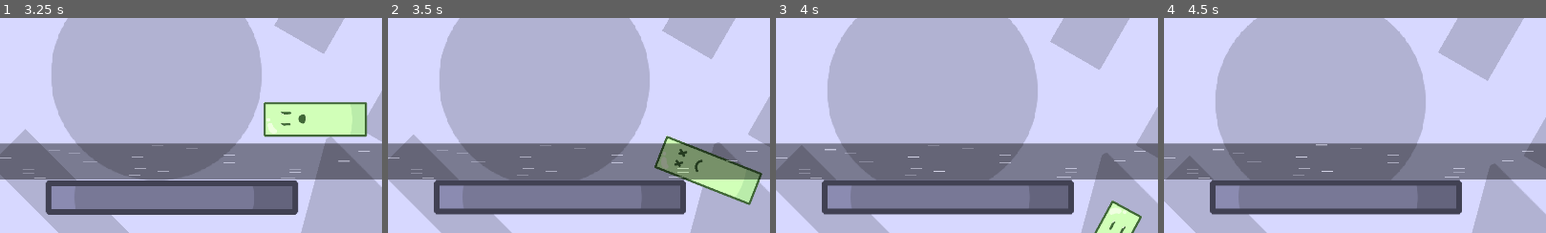
Above: before the commit, frames 1-4 (left to right).
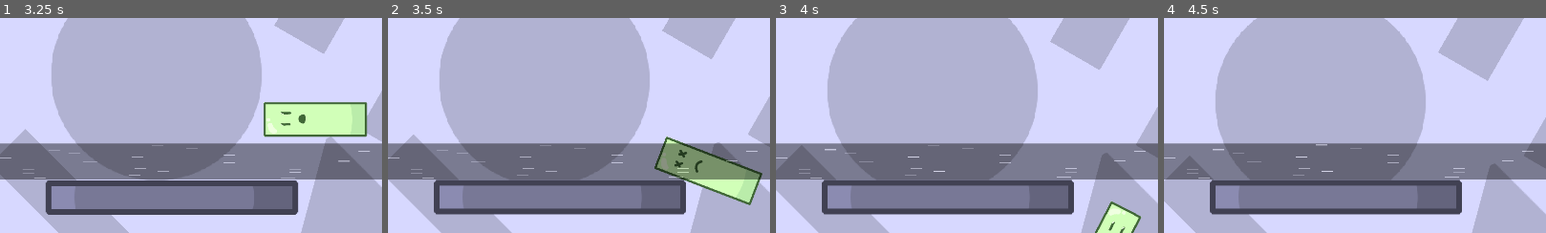
Above: after the commit, the same moments.

Repository: nullishew/game-jam-palindome
Game: Godot game, scene res://scenes/menu.tscn
The game is run twice, just before and just after one commit, with the same random seed, the same clock (stepped at 60 frames per second) and the same inputs.
Inputs (mouse positions are % of the whole screen's width and height, from its top left):
- Up to frame 1 (3.25 s): click "Start" at 0.5 s; click "Start" at 1.25 s; move the mouse to (72, 45) at 2.02 s; hold Right (move_piece_right) 2.03-2.78 s; tap Space (drop_piece) at 2.1 s; click (72, 45) at 2.17 s; move the mouse to (30, 55) at 2.77 s; hold Left (move_piece_left) from 2.78 s (still down); tap Tab (hold_piece) at 2.85 s
- Up to frame 2 (3.5 s): keep holding Left (move_piece_left)
- Up to frame 3 (4 s): move the mouse to (60, 28) at 3.52 s; release Left (move_piece_left) at 3.53 s; hold Right (move_piece_right) from 3.53 s (still down); tap Space (drop_piece) at 3.6 s
- Up to frame 4 (4.5 s): keep holding Right (move_piece_right); move the mouse to (45, 70) at 4.27 s; tap Tab (hold_piece) at 4.35 s; click (45, 70) at 4.42 s
The pictures show only the part of the screen within x 28-78%, y 50-100%; the shares and areas given below are measured in that part.

Frame 1 is identical in both runs. In frame 2, 0.5% of the frame differs, in the area x 69-98%, y 54-88%; in frame 3, 0.2%; in frame 4, nothing differs.

Commit message:
adjusted physics settings to prevent tall towers from collapsing arbitrarily

Diff:
--- a/project.godot
+++ b/project.godot
@@ -79,7 +79,8 @@
 3d/physics_engine="Jolt Physics"
 2d/solver/solver_iterations=48
 2d/solver/contact_recycle_radius=0.5
-2d/solver/default_contact_bias=0.5
+2d/solver/contact_max_allowed_penetration=1.0
+2d/solver/default_contact_bias=0.3
 common/physics_interpolation=true
 
 [rendering]
